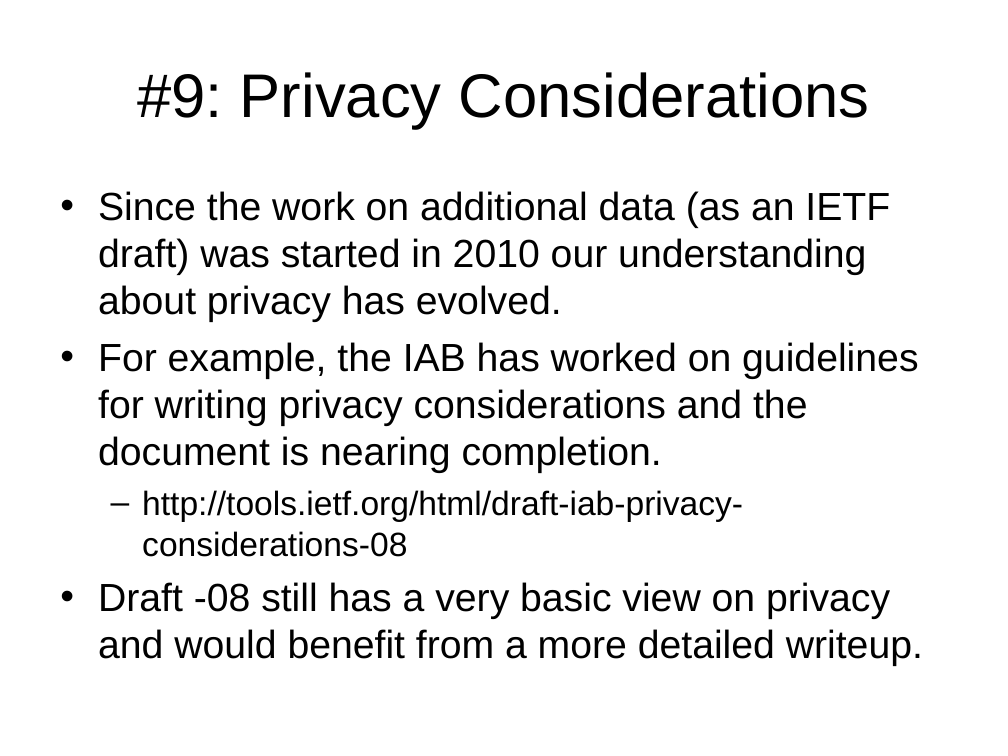
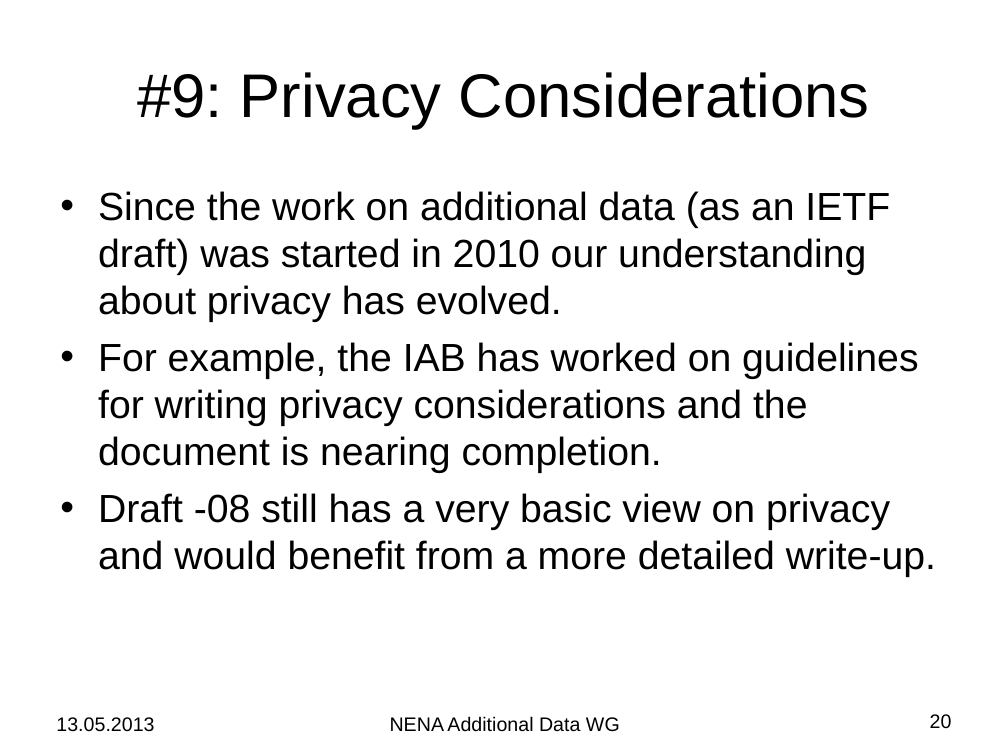
Before and after one commit to hannestschofenig/tschofenig-ids, a slide deck: slide 20 of additional-data/AdditionalData-Status-13May2013.ppt. Drawn at 1008x756 pixels with LibreOffice and Linux fonts; fonts in the diff are those of the drawing. Boxes give left, top, right and bottom in pixels: in the first picture for what was removed or moved away, otherwise in the second. Text is boxed around its words. In the diff, an @@ line names an element or a change of style, - is before the commit and + after.

Commit message:
Minor update to the slides.

```diff
--- a/additional-data/AdditionalData-Status-13May2013.ppt
+++ b/additional-data/AdditionalData-Status-13May2013.ppt
@@ text at (98,493,936,577): text changed @@
-  – http://tools.ietf.org/html/draft-iab-privacy-considerations-08
-• Draft -08 still has a very basic view on privacy and would benefit from a more detailed writeup.
+• Draft -08 still has a very basic view on privacy and would benefit from a more detailed write-up.
@@ text added at (56,717,154,732), 14 pt, text #000000 @@
+13.05.2013
@@ text added at (390,716,620,732), 14 pt, text #000000 @@
+NENA Additional Data WG
@@ page number added at (930,714,952,729), 14 pt, text #000000 @@
+20
```
Also in this commit, not shown: 18 other slides changed, 1 slide added, 1 slide removed.
